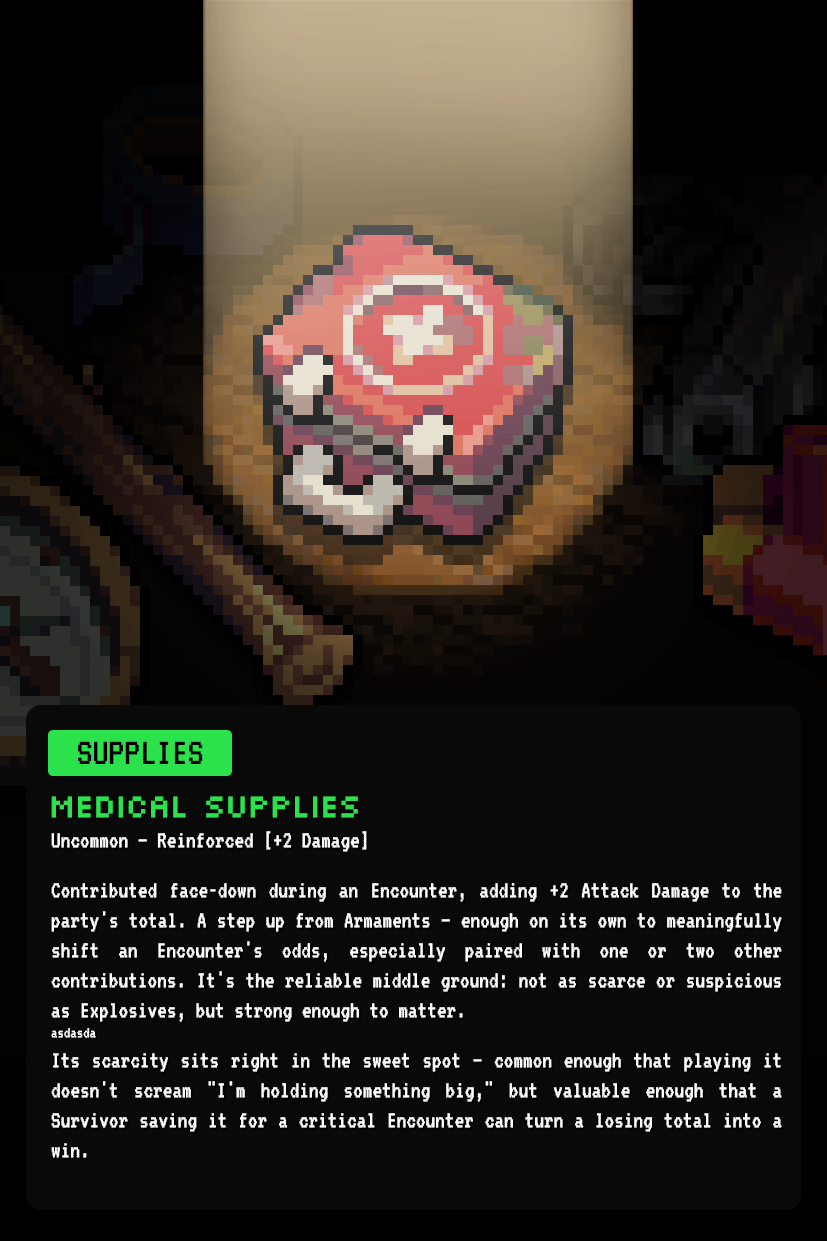
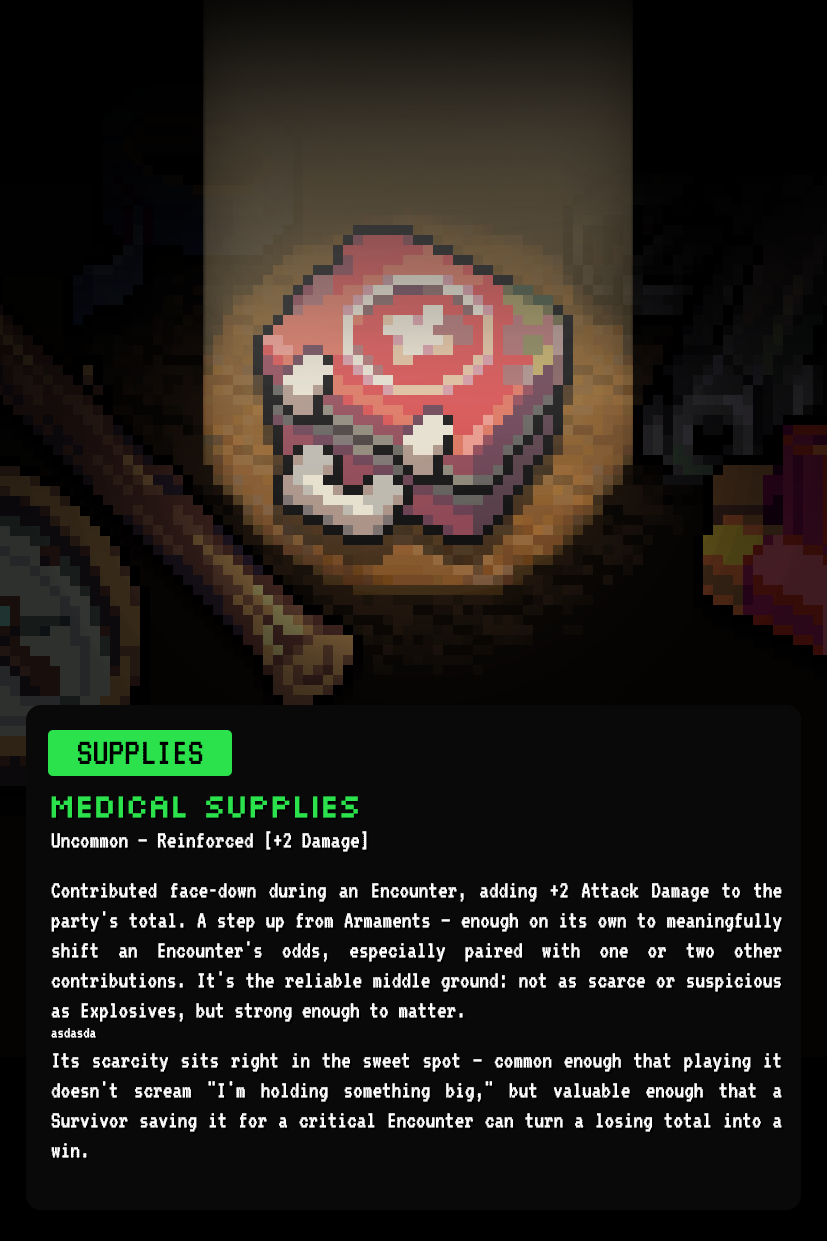
Comparing the layer stacks of the two 827×1241 images. Changes:
pixels changed over <box>0,0,827,392</box> (layer not identified)